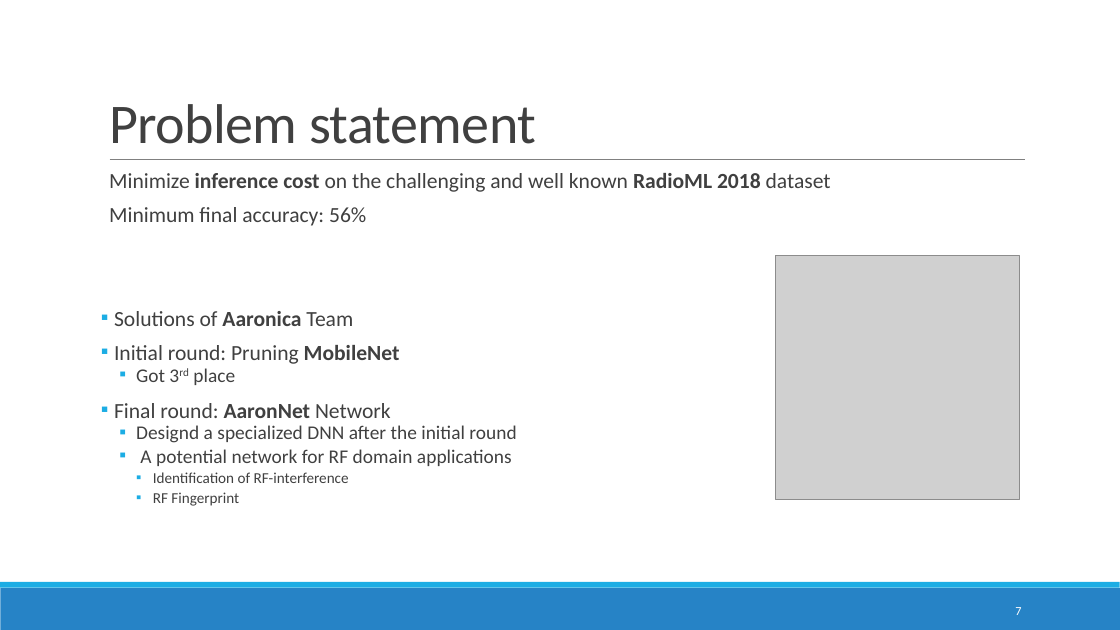
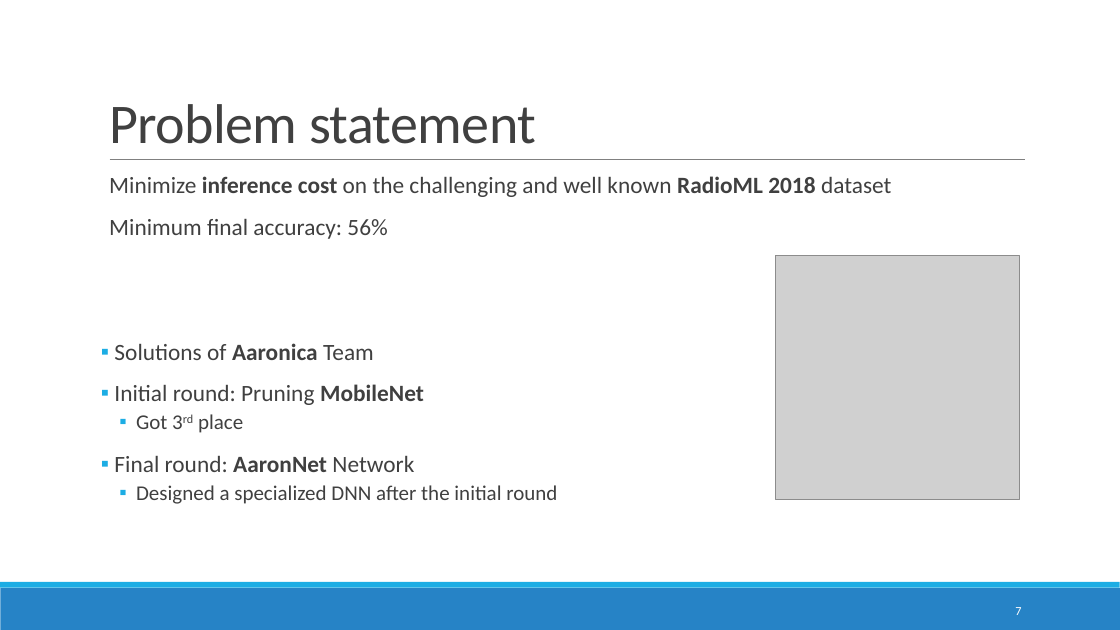
Before and after one commit to ITU-AI-ML-in-5G-Challenge/ITU-ML5G-PS-007-Aaronica, a slide deck: slide 7 of Presentation/GrandFinale.pptx. Drawn at 1120x630 pixels with LibreOffice and Linux fonts; fonts in the diff are those of the drawing; grey boxes stand for pictures. Boxes give left, top, right and bottom in pixels: in the first picture for what was removed or moved away, otherwise in the second. Text is boxed around its words. In the diff, an @@ line names an element or a change of style, - is before the commit and + after.

```diff
--- a/Presentation/GrandFinale.pptx
+++ b/Presentation/GrandFinale.pptx
@@ text at <box>109,176,891,472</box>: size 18.5 to 20 pt in "Minimize inference cost on the challenging and ...", "Minimum final accuracy: 56%", "Solutions of Aaronica Team", "Initial round: Pruning MobileNet" and 1 more places; size 16.6 to 18 pt in "Got 3rd place"; line spacing 0.7 to 0.9 @@
@@ text at <box>136,485,557,504</box>: text changed; size 16.6 to 18 pt @@
-  ▪ Designd a specialized DNN after the initial round
-  ▪ A potential network for RF domain applications
-    ▪ Identification of RF-interference
-    ▪ RF Fingerprint
+  ▪ Designed a specialized DNN after the initial round
```
Also in this commit, not shown: 12 other slides changed, 2 other files.
